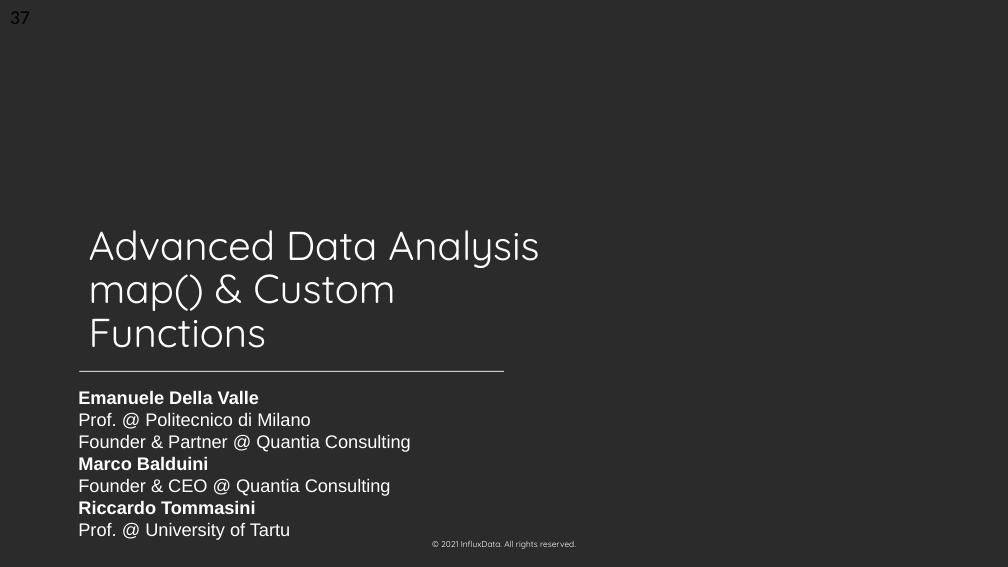
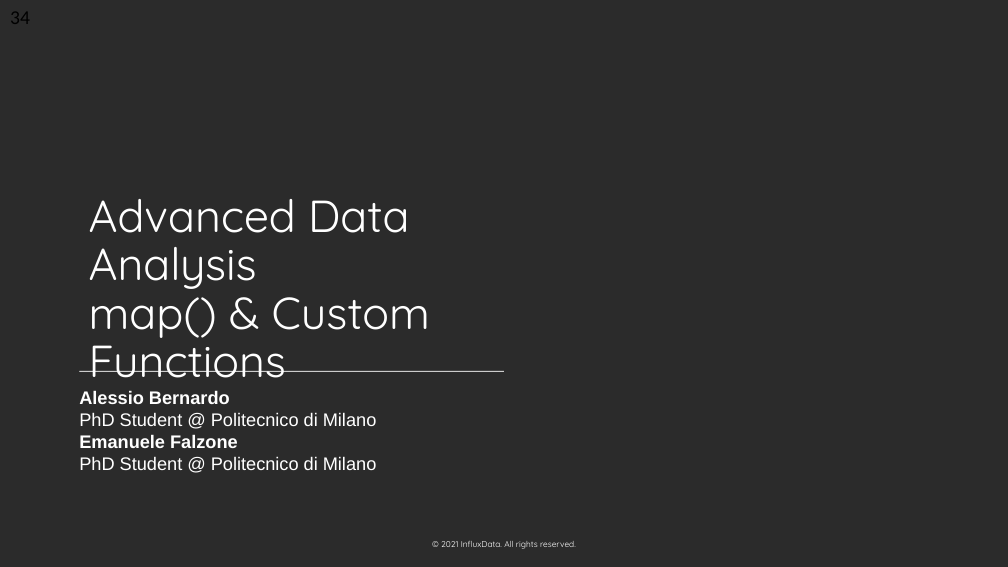
Before and after one commit to influxdata/influxdb-university, a slide deck: slide 34 of Training-material/day 1/04_advanced-data-analysis-map-UDF.pptx (slide 37 before the commit). Drawn at 1008x567 pixels with LibreOffice and Linux fonts; fonts in the diff are those of the drawing; background and template pictures are left out; a plain dark background stands for a picture behind light text. Boxes give left, top, right and bottom in pixels: in the first picture for what was removed or moved away, otherwise in the second. Text is boxed around its words. In the diff, an @@ line names an element or a change of style, - is before the commit and + after.

Commit message:
minore uopdates in in the slides. Update data timestamp starting from 2021-09-14 12:00 GMT

```diff
--- a/Training-material/day 1/04_advanced-data-analysis-map-UDF.pptx
+++ b/Training-material/day 1/04_advanced-data-analysis-map-UDF.pptx
@@ page number at <box>10,12,30,24</box>: text changed @@
-37
+34
@@ title "Advanced Data Analysis map() & ..." at <box>89,199,430,378</box>: size 28.8 to 32 pt @@
@@ text removed at <box>78,390,411,540</box> @@
-Emanuele Della Valle
-Prof. @ Politecnico di Milano
-Founder & Partner @ Quantia Consulting
-Marco Balduini
-Founder & CEO @ Quantia Consulting
-Riccardo Tommasini
-Prof. @ University of Tartu
@@ text added at <box>79,390,377,470</box>, 13 pt, text #FFFFFF @@
+Alessio Bernardo
+PhD Student @ Politecnico di Milano
+Emanuele Falzone
+PhD Student @ Politecnico di Milano
```
Also in this commit, not shown: 15 other slides changed, 4 slides added, 7 slides removed, 21 other files.
